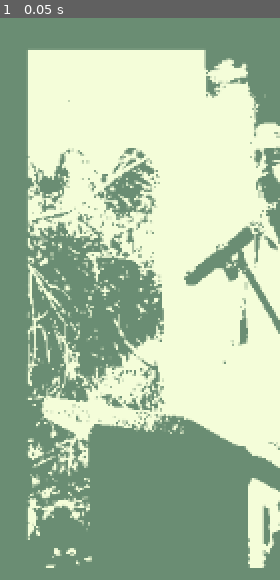
Above: before the commit, frame 1.
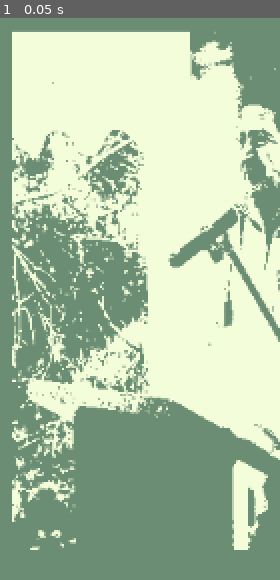
Above: after the commit, the same moment.

Repository: yarkoasaf/lauchablast-capitalism-1bitjam
Game: Godot game, scene res://node_2d.tscn
Same seed, same stepped clock (60 frames per second), same inputs: the game is played once before the commit and once after it.
Inputs:
- Up to frame 1 (0.05 s): no input

The runs differ from the first frame. In frame 1, 29% of the frame differs, in the area x 4-100%, y 2-98%.

Commit message:
update shader

Diff:
--- a/node_2d.tscn
+++ b/node_2d.tscn
@@ -57,6 +57,6 @@
 grow_vertical = 2
 
 [node name="Sprite2D" type="Sprite2D" parent="." unique_id=1733084210]
-position = Vector2(1155, 344.00003)
+position = Vector2(1144.0001, 331)
 scale = Vector2(0.12331249, 0.1532006)
 texture = ExtResource("2_0e48y")
